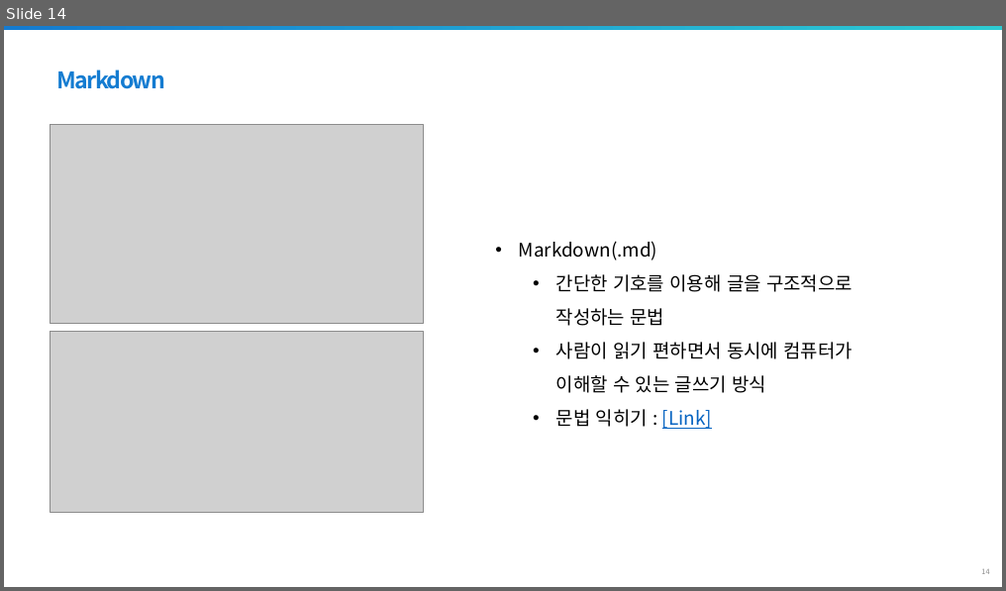
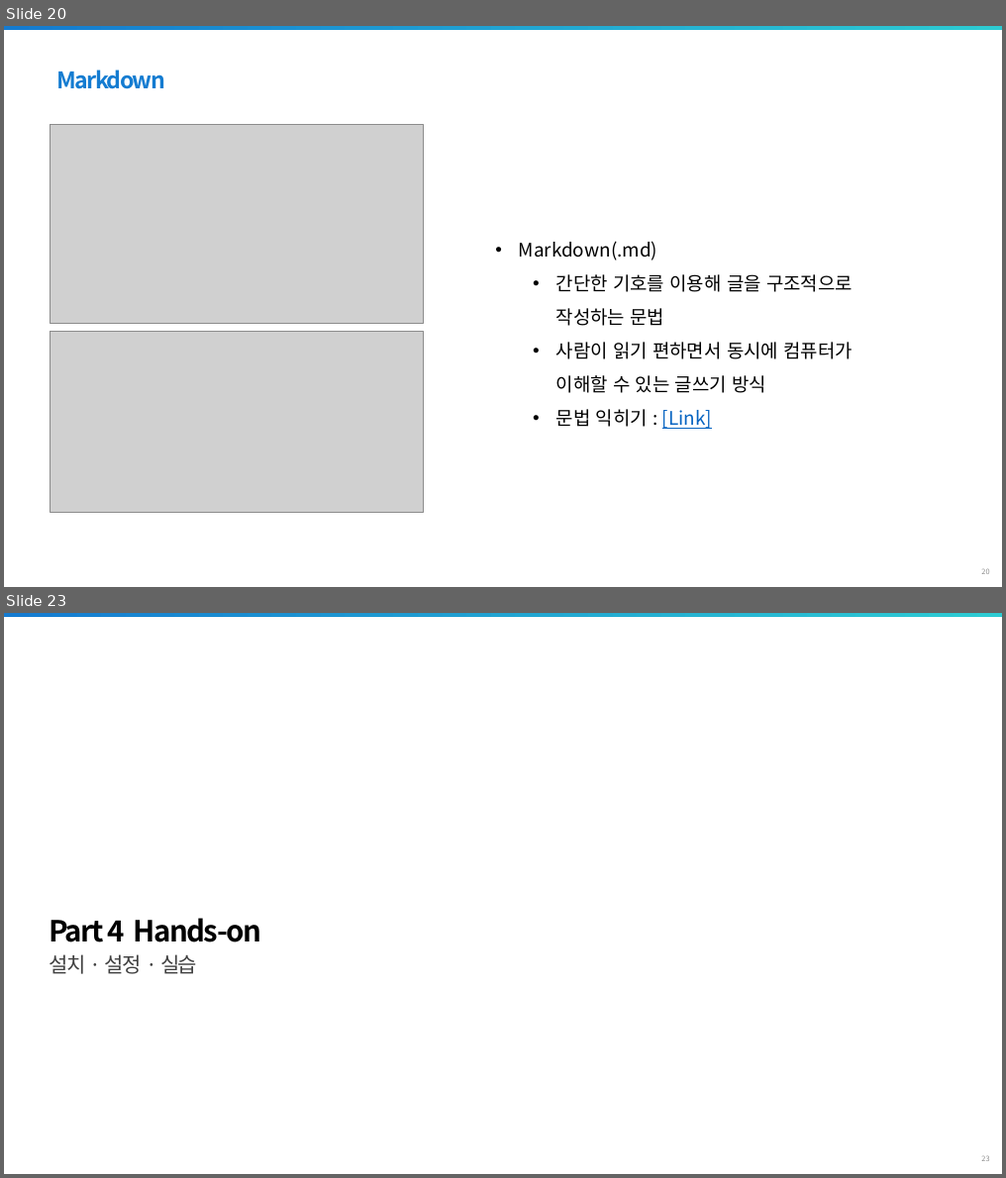
Before and after one commit to jaewoojun070225/gachon2026, a slide deck: 학습파일/SoC100_3.pptx. Shown one above the other, each under a label of ours: slide 14 before the commit, slides 20 and 23 after it; the slides between them are not shown. The pictures are 1006x591 and 1006x1178 pixels, drawn with LibreOffice and Linux fonts; fonts in the diff are those of the drawing; grey boxes stand for pictures; background and template pictures are left out. Boxes give left, top, right and bottom in pixels: in the first picture for what was removed or moved away, otherwise in the second. Text is boxed around its words. In the diff, an @@ line names an element or a change of style, - is before the commit and + after.

```diff
--- a/학습파일/SoC100_3.pptx
+++ b/학습파일/SoC100_3.pptx
@@ slide 23 added at bbox=[4, 613, 1002, 1174], background #FFFFFF; not listed: 2 template elements that a slide beside it also shows @@
@@ title added at bbox=[49, 918, 261, 943], 28 pt, text #000000, bold @@
+Part 4 Hands-on
@@ text added at bbox=[49, 955, 197, 974], 20 pt, text #404040 @@
+설치 · 설정 · 실습
@@ what was slide 14 is now slide 20 @@
```
Also in this commit, not shown: 11 slides changed, 21 other slides added, 2 other files.
